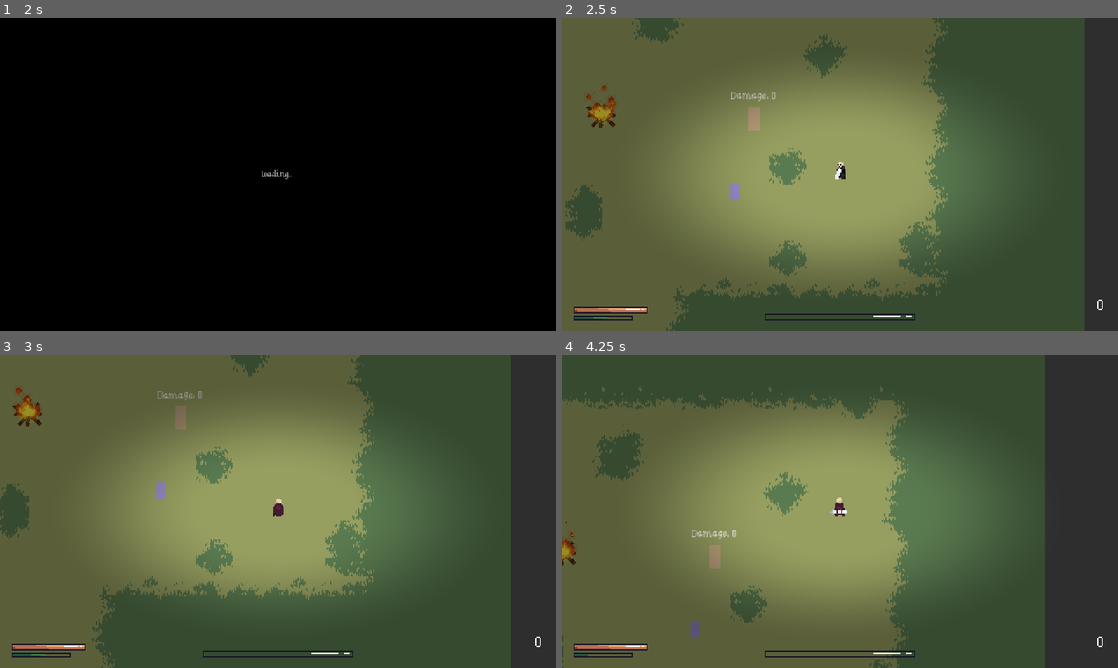
Above: before the commit, frames 1-4 (two rows, left to right).
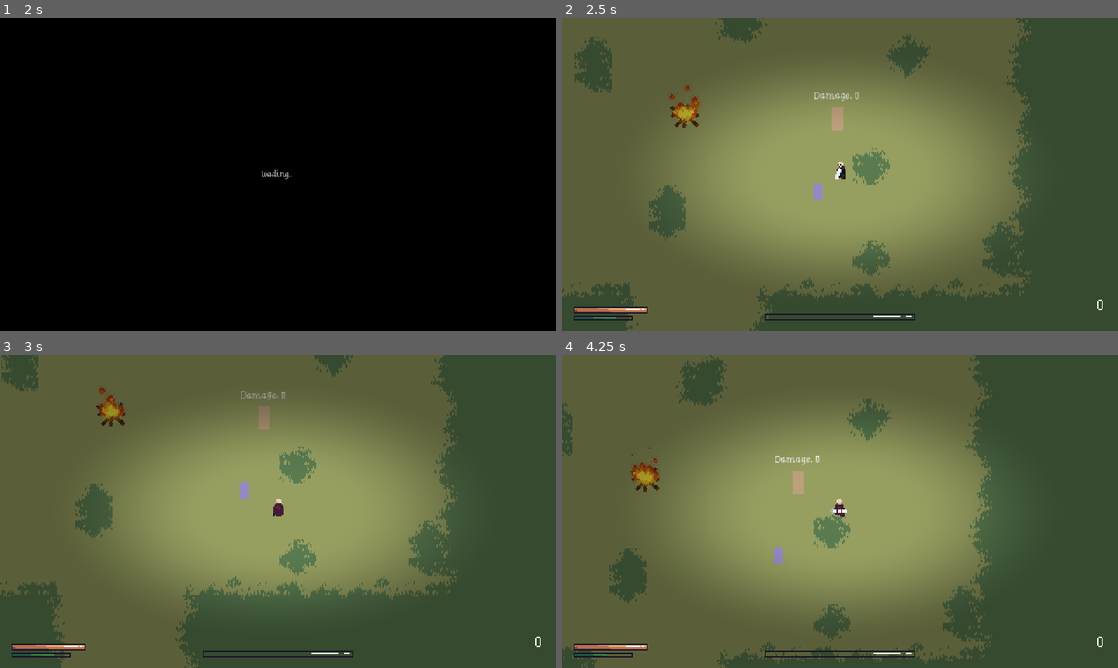
Above: after the commit, the same moments.

Repository: vyskof/parrybound
Game: Godot game, scene res://ui/main_menu.tscn
Same seed, same stepped clock (60 frames per second), same inputs: the game is played once before the commit and once after it.
Inputs (mouse positions are in pixels of both pictures, inside the frame that each line leads up to):
- Up to frame 1 (2 s): click "New Game" at 0.5 s; tap Enter at 1.25 s; move the mouse to (400, 158) at 1.27 s; hold Right (ui_right) from 1.28 s (still down); click (400, 158) at 1.35 s; tap Space (dodge) at 1.55 s
- Up to frame 2 (2.5 s): tap Space (dodge) at 2, 2.1 s; move the mouse to (728, 190) at 2.02 s; release Right (ui_right) at 2.03 s; hold Down (ui_down) from 2.03 s (still down); right-click (728, 190) at 2.3 s
- Up to frame 3 (3 s): move the mouse to (333, 442) at 2.77 s; release Down (ui_down) at 2.78 s; hold Right (ui_right) from 2.78 s (still down); right-click (333, 442) at 2.85 s
- Up to frame 4 (4.25 s): click (895, 442) at 3.05 s; move the mouse to (812, 574) at 3.52 s; release Right (ui_right) at 3.53 s; hold Up (ui_up) from 3.53 s (still down); click (812, 574) at 3.6 s; tap Space (dodge) at 3.8 s

Frame 1 is identical in both runs. In frame 2, 30% of the frame differs, in the area x 0-100%, y 0-100%; in frame 3, 31%; in frame 4, 42%.

Commit message:
upravovani timeru parry a zrychlovani attacku bossu a fazi

Diff:
--- a/boss - Reaper/attacks/reaper_moveset.tres
+++ b/boss - Reaper/attacks/reaper_moveset.tres
@@ -7,50 +7,53 @@
 [ext_resource type="Resource" uid="uid://b67ttrph02lwe" path="res://boss - Reaper/attacks/reaper_sweep.tres" id="4"]
 [ext_resource type="Resource" uid="uid://1bnvyc18jae" path="res://boss - Reaper/attacks/reaper_sweep_perilous.tres" id="5"]
 
-[sub_resource type="Resource" id="Combo_single"]
-script = ExtResource("2")
-attack_ids = Array[StringName]([&"slash"])
-weight = 2.0
-phase = 1
-pause_min = 0.7
-pause_max = 1.0
-
-[sub_resource type="Resource" id="Combo_double"]
+[sub_resource type="Resource" id="C1"]
 script = ExtResource("2")
 attack_ids = Array[StringName]([&"slash", &"slash"])
 weight = 2.0
 phase = 1
-pause_min = 0.8
-pause_max = 1.1
+pause_min = 0.08
+pause_max = 0.22
 
-[sub_resource type="Resource" id="Combo_slash_sweep"]
+[sub_resource type="Resource" id="C2"]
 script = ExtResource("2")
 attack_ids = Array[StringName]([&"slash", &"sweep"])
-weight = 1.5
-pause_min = 0.8
-pause_max = 1.1
+weight = 2.0
+phase = 1
+pause_min = 0.05
+pause_max = 0.15
 
-[sub_resource type="Resource" id="Combo_perilous"]
-script = ExtResource("2")
-attack_ids = Array[StringName]([&"sweep_perilous"])
-pause_min = 0.9
-pause_max = 1.2
-
-[sub_resource type="Resource" id="Combo_p2_triple"]
+[sub_resource type="Resource" id="C3"]
 script = ExtResource("2")
 attack_ids = Array[StringName]([&"slash", &"slash", &"sweep"])
-weight = 2.0
-phase = 2
-pause_min = 0.5
-pause_max = 0.8
+weight = 1.5
+pause_min = 0.08
+pause_max = 0.22
 
-[sub_resource type="Resource" id="Combo_p2_perilous_chain"]
+[sub_resource type="Resource" id="C4"]
 script = ExtResource("2")
 attack_ids = Array[StringName]([&"slash", &"sweep_perilous"])
 weight = 1.5
+pause_min = 0.05
+pause_max = 0.15
+
+[sub_resource type="Resource" id="C5"]
+script = ExtResource("2")
+attack_ids = Array[StringName]([&"slash", &"slash", &"slash", &"sweep"])
+weight = 2.0
 phase = 2
+pause_min = 0.05
+pause_max = 0.15
+
+[sub_resource type="Resource" id="C6"]
+script = ExtResource("2")
+attack_ids = Array[StringName]([&"slash", &"sweep", &"slash", &"sweep_perilous"])
+weight = 2.0
+phase = 2
+pause_min = 0.1
+pause_max = 0.25
 
 [resource]
 script = ExtResource("1")
 attacks = Array[ExtResource("1_ojt1b")]([ExtResource("3"), ExtResource("4"), ExtResource("5")])
-combos = Array[ExtResource("2")]([SubResource("Combo_single"), SubResource("Combo_double"), SubResource("Combo_slash_sweep"), SubResource("Combo_perilous"), SubResource("Combo_p2_triple"), SubResource("Combo_p2_perilous_chain")])
+combos = Array[ExtResource("2")]([SubResource("C1"), SubResource("C2"), SubResource("C3"), SubResource("C4"), SubResource("C5"), SubResource("C6")])
--- a/boss - Reaper/attacks/reaper_slash.tres
+++ b/boss - Reaper/attacks/reaper_slash.tres
@@ -14,4 +14,3 @@
 id = &"slash"
 animations = Array[StringName]([&"attack_1"])
 combat_data = SubResource("CombatData_slash")
-telegraph_time = 0.25
--- a/boss - Reaper/attacks/reaper_sweep.tres
+++ b/boss - Reaper/attacks/reaper_sweep.tres
@@ -14,4 +14,3 @@
 id = &"sweep"
 animations = Array[StringName]([&"attack_2"])
 combat_data = SubResource("CombatData_sweep")
-telegraph_time = 0.3
--- a/boss - Reaper/attacks/reaper_sweep_perilous.tres
+++ b/boss - Reaper/attacks/reaper_sweep_perilous.tres
@@ -16,4 +16,4 @@
 id = &"sweep_perilous"
 animations = Array[StringName]([&"attack_2"])
 combat_data = SubResource("CombatData_sweep_perilous")
-telegraph_time = 0.45
+telegraph_time = 0.2
--- a/boss - golem/attacks/golem_laser.tres
+++ b/boss - golem/attacks/golem_laser.tres
@@ -16,6 +16,6 @@
 id = &"laser"
 animations = Array[StringName]([&"laser_cast", &"laser"])
 combat_data = SubResource("CombatData_laser")
-telegraph_time = 0.35
-min_range = 60.0
+telegraph_time = 0.2
+min_range = 55.0
 max_range = 400.0
--- a/boss - golem/attacks/golem_melee.tres
+++ b/boss - golem/attacks/golem_melee.tres
@@ -13,4 +13,5 @@
 id = &"melee"
 animations = Array[StringName]([&"melee_attack"])
 combat_data = SubResource("CombatData_melee")
-max_range = 50.0
+animation_speed = 1.35
+max_range = 65.0
--- a/boss - golem/attacks/golem_missile.tres
+++ b/boss - golem/attacks/golem_missile.tres
@@ -1,14 +1,13 @@
-[gd_resource type="Resource" script_class="AttackData" format=3]
+[gd_resource type="Resource" script_class="AttackData" format=3 uid="uid://c8ps31s6d8f6f"]
 
-[ext_resource type="Script" path="res://shared(other)/bosses/attack_data.gd" id="1"]
-[ext_resource type="PackedScene" path="res://boss - golem/bullet.tscn" id="2"]
+[ext_resource type="Script" uid="uid://bdq5rjndmoaqo" path="res://shared(other)/bosses/attack_data.gd" id="1"]
+[ext_resource type="PackedScene" uid="uid://c3oaydvcggj52" path="res://boss - golem/bullet.tscn" id="2"]
 
 [resource]
 script = ExtResource("1")
 id = &"missile"
 animations = Array[StringName]([&"ranged_attack"])
-telegraph_time = 0.25
-animation_speed = 1.0
+telegraph_time = 0.15
 projectile = ExtResource("2")
-min_range = 60.0
+min_range = 55.0
 max_range = 400.0
--- a/boss - golem/attacks/golem_moveset.tres
+++ b/boss - golem/attacks/golem_moveset.tres
@@ -1,41 +1,51 @@
-[gd_resource type="Resource" script_class="BossMoveset" format=3 uid="uid://cmo3qdquasmxb"]
+[gd_resource type="Resource" script_class="BossMoveset" format=3 uid="uid://cyfnx8fu3inmo"]
 
 [ext_resource type="Script" uid="uid://gg0eot3hgemg" path="res://shared(other)/bosses/boss_moveset.gd" id="1"]
 [ext_resource type="Script" uid="uid://bdq5rjndmoaqo" path="res://shared(other)/bosses/attack_data.gd" id="1_qsc0v"]
 [ext_resource type="Script" uid="uid://bfq88d6tvj6qs" path="res://shared(other)/bosses/combo_data.gd" id="2"]
 [ext_resource type="Resource" uid="uid://dwoox0ju6vbtc" path="res://boss - golem/attacks/golem_melee.tres" id="3"]
 [ext_resource type="Resource" uid="uid://b0wy0fmyjji" path="res://boss - golem/attacks/golem_laser.tres" id="4"]
-[ext_resource type="Resource" path="res://boss - golem/attacks/golem_missile.tres" id="5"]
+[ext_resource type="Resource" uid="uid://c8ps31s6d8f6f" path="res://boss - golem/attacks/golem_missile.tres" id="5"]
 
-[sub_resource type="Resource" id="Combo_melee"]
+[sub_resource type="Resource" id="G1"]
 script = ExtResource("2")
 attack_ids = Array[StringName]([&"melee"])
-weight = 2.0
-max_range = 50.0
-pause_min = 0.5
+weight = 1.5
+max_range = 65.0
+pause_min = 0.1
+pause_max = 0.2
 
-[sub_resource type="Resource" id="Combo_melee_double"]
+[sub_resource type="Resource" id="G2"]
 script = ExtResource("2")
 attack_ids = Array[StringName]([&"melee", &"melee"])
-max_range = 50.0
-pause_min = 0.7
-pause_max = 1.1
+weight = 2.0
+max_range = 65.0
+pause_min = 0.15
+pause_max = 0.3
 
-[sub_resource type="Resource" id="Combo_missile"]
+[sub_resource type="Resource" id="G3"]
+script = ExtResource("2")
+attack_ids = Array[StringName]([&"melee", &"melee", &"melee"])
+phase = 2
+max_range = 65.0
+pause_min = 0.1
+pause_max = 0.2
+
+[sub_resource type="Resource" id="G4"]
 script = ExtResource("2")
 attack_ids = Array[StringName]([&"missile"])
-min_range = 60.0
+min_range = 55.0
 max_range = 400.0
 next_state = &"Dash"
 
-[sub_resource type="Resource" id="Combo_laser"]
+[sub_resource type="Resource" id="G5"]
 script = ExtResource("2")
 attack_ids = Array[StringName]([&"laser"])
-min_range = 60.0
+min_range = 55.0
 max_range = 400.0
 next_state = &"Dash"
 
 [resource]
 script = ExtResource("1")
 attacks = Array[ExtResource("1_qsc0v")]([ExtResource("3"), ExtResource("4"), ExtResource("5")])
-combos = Array[ExtResource("2")]([SubResource("Combo_melee"), SubResource("Combo_melee_double"), SubResource("Combo_missile"), SubResource("Combo_laser")])
+combos = Array[ExtResource("2")]([SubResource("G1"), SubResource("G2"), SubResource("G3"), SubResource("G4"), SubResource("G5")])
--- a/character/character.gd
+++ b/character/character.gd
@@ -311,7 +311,7 @@
 		_enter_parry()
 		return
 
-	if Input.is_action_just_pressed("dodge"):
+	if Input.is_action_just_pressed("dodge") and _is_in_attack_recovery():
 		var cancel_cost := tuning.dodge_stamina_cost * tuning.dodge_cancel_stamina_mult
 		if stats.stamina >= cancel_cost and _dodge_cooldown_timer <= 0.0:
 			_clear_input_buffer()
--- a/character/player_tuning.tres
+++ b/character/player_tuning.tres
@@ -4,4 +4,6 @@
 
 [resource]
 script = ExtResource("1_om3qj")
+deflect_window = 0.13
+parry_cooldown = 0.4
 metadata/_custom_type_script = "uid://lie3i1gy8alk"
--- a/shared(other)/boss_base.gd
+++ b/shared(other)/boss_base.gd
@@ -13,6 +13,7 @@
 @export var moveset: BossMoveset
 @export var far_states: Array[StringName] = []
 @export var far_state_cooldown: float = 3.0
+@export var phase_two_speed_mult: float = 1.4
 @export var souls_reward: int = 150
 
 
--- a/shared(other)/bosses/boss_attack_state.gd
+++ b/shared(other)/bosses/boss_attack_state.gd
@@ -73,7 +73,10 @@
 			return
 
 	owner.stop_telegraph_flash()
-	animation_player.speed_scale = attack.animation_speed
+	var speed := attack.animation_speed
+	if owner.phase_number >= 2:
+		speed *= owner.phase_two_speed_mult
+	animation_player.speed_scale = speed
 	for animation_name in attack.animations:
 		await await_animation(String(animation_name))
 		if not is_active:
Not shown: 1 places in boss - Reaper/attacks/reaper_moveset.tres that only renumber resources
